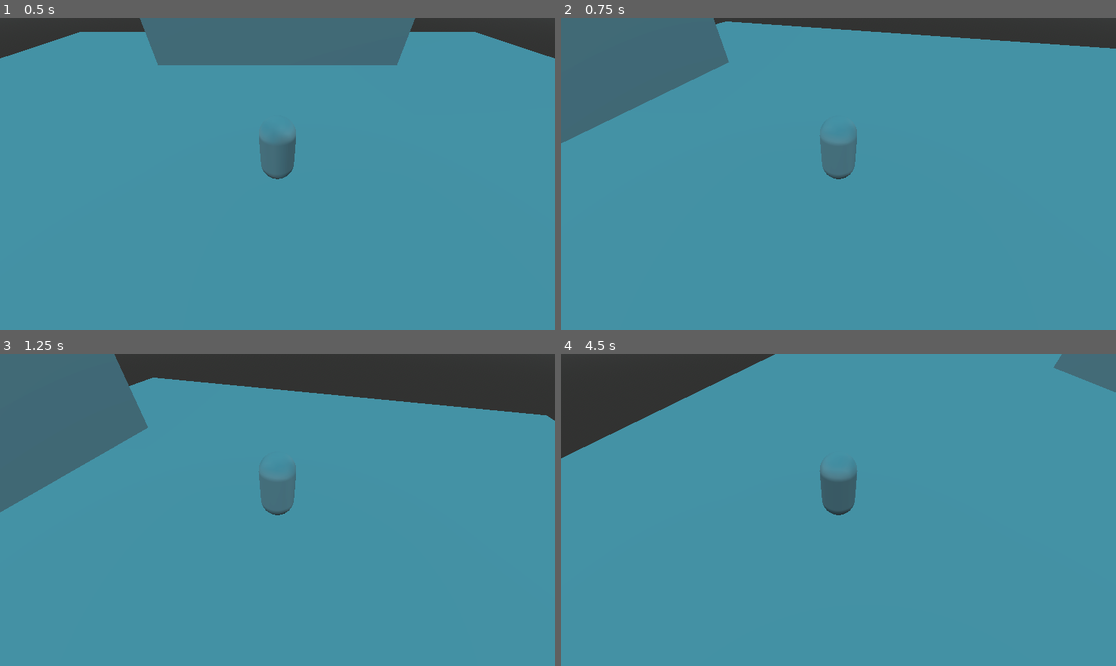
Above: before the commit, frames 1-4 (two rows, left to right).
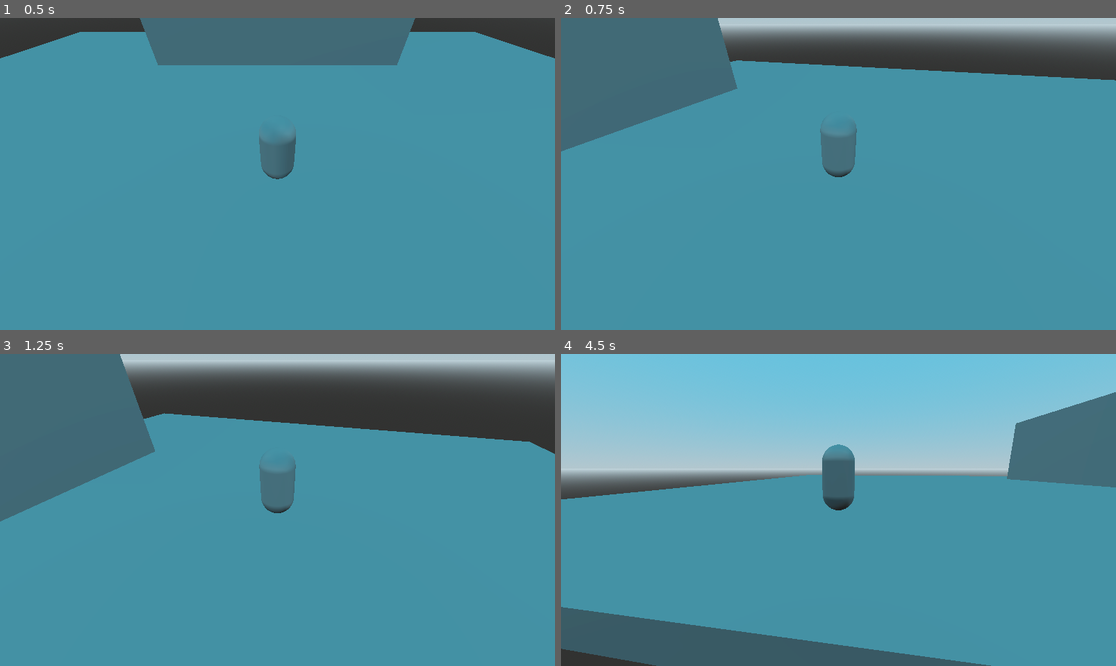
Above: after the commit, the same moments.

Repository: Jae7777/Breath-of-the-Godot
Game: Godot game, scene res://scenes/levels/level.tscn
Same seed, same stepped clock (60 frames per second), same inputs: the game is played once before the commit and once after it.
Inputs (mouse positions are in pixels of both pictures, inside the frame that each line leads up to):
- Up to frame 1 (0.5 s): no input
- Up to frame 2 (0.75 s): tap Enter at 0.5 s; move the mouse to (960, 158) at 0.52 s; hold D (move_right) from 0.53 s (still down); hold Ctrl (run) from 0.53 s (still down)
- Up to frame 3 (1.25 s): keep holding D (move_right); keep holding Ctrl (run); tap Space (jump) at 0.77 s
- Up to frame 4 (4.5 s): move the mouse to (727, 525) at 1.27 s; release D (move_right) at 1.28 s; release Ctrl (run) at 1.28 s; hold S (move_backward) 1.28-2.03 s; tap Ctrl (run) at 1.35, 2.85, 4.35 s; tap Space (jump) at 1.52, 3.02, 3.77 s; move the mouse to (894, 441) at 2.02 s; hold D (move_right) 2.03-2.78 s; hold Ctrl (run) 2.03-2.78 s; move the mouse to (810, 572) at 2.77 s; hold W (move_forward) 2.78-3.53 s; move the mouse to (1005, 556) at 3.52 s; hold Ctrl (run) 3.53-4.28 s; hold A (move_left) from 3.53 s (still down); move the mouse to (672, 463) at 4.27 s

Frame 1 is identical in both runs. In frame 2, 14% of the frame differs, in the area x 0-100%, y 0-52%; in frame 3, 17%; in frame 4, 49%, in the area x 0-100%, y 0-100%.

Commit message:
invert camera control on y axis

Diff:
--- a/breath-of-the-godot/scenes/levels/camera_control_component.gd
+++ b/breath-of-the-godot/scenes/levels/camera_control_component.gd
@@ -16,4 +16,4 @@
 func rotate_from_vector(v: Vector2) -> void:
 	if v.length() == 0: return
 	camera.rotation.y -= v.x
-	camera.rotation.x = clamp(camera.rotation.x + v.y, min_limit_x, max_limit_x)
+	camera.rotation.x = clamp(camera.rotation.x - v.y, min_limit_x, max_limit_x)
